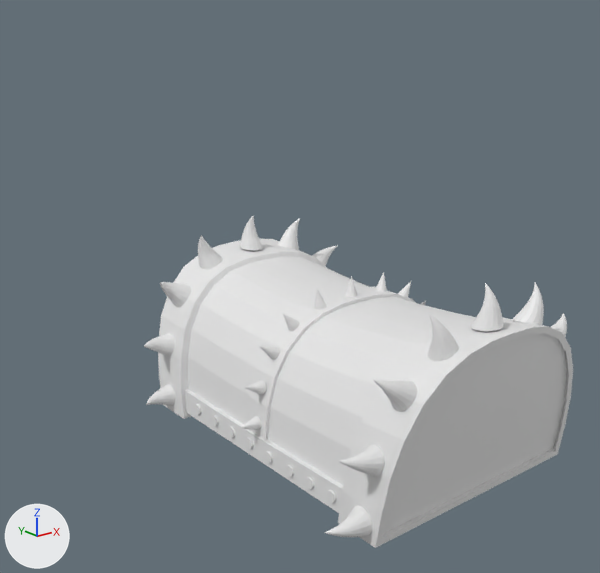
What one commit did to the Blender file obj_chest_StellaTan_01.blend.
One viewpoint serves both versions: a camera (50 mm lens) standing at (-23.1, -37.1, 17.2) and looking at (0.6, -7.5, 5.3). The axes (+X, +Y, +Z) are drawn at lower left. The lights are the same throughout. The picture after the commit comes second.
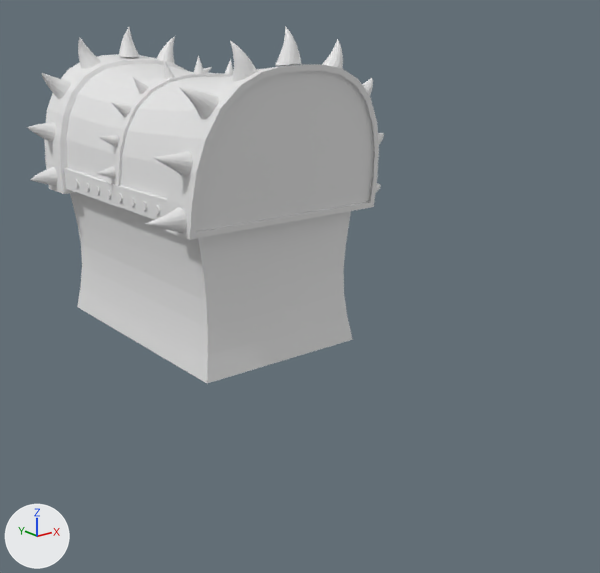
Where the change shows, as pixel boxes (x1, y1, x2, y2) in the pictures (600 x 573 px):
'Cube', moved: before (158, 238, 573, 548); after (44, 54, 379, 240)
'Cube.001', added: after (70, 192, 353, 383)
'left_horn_07', moved: before (373, 379, 417, 411); after (179, 87, 219, 120)
'left_horn_06', moved: before (427, 314, 459, 361); after (230, 41, 258, 82)
'left_horn_09', moved: before (325, 505, 372, 537); after (145, 207, 187, 233)
'left_horn_08', moved: before (338, 445, 385, 477); after (152, 151, 193, 177)
'left_horn_05', moved: before (471, 283, 503, 331); after (275, 26, 301, 66)
'left_horn_04', moved: before (512, 283, 544, 325); after (322, 39, 343, 69)
'right_horn_07', moved: before (160, 282, 191, 307); after (42, 73, 71, 99)
'right_horn_06', moved: before (198, 235, 223, 269); after (78, 38, 101, 69)
'right_horn_05', moved: before (240, 215, 263, 251); after (119, 27, 140, 57)
'right_horn_08', moved: before (144, 334, 175, 357); after (27, 122, 56, 142)
'right_horn_09', moved: before (146, 384, 176, 405); after (31, 167, 58, 186)
'right_horn_04', moved: before (279, 219, 300, 251); after (156, 36, 175, 64)
'Cone.010', moved: before (259, 346, 280, 360); after (111, 102, 131, 117)
'Cone.011', moved: before (244, 381, 266, 395); after (99, 135, 119, 147)
'Cone.012', moved: before (240, 416, 262, 430); after (96, 166, 116, 179)
'left_horn_03', moved: before (551, 313, 567, 337); after (362, 78, 373, 96)
'Cone.009', moved: before (283, 314, 300, 331); after (133, 77, 149, 94)
'Cone.008', moved: before (314, 289, 327, 309); after (164, 61, 174, 79)
'Cone', moved: before (345, 276, 358, 297); after (193, 55, 204, 74)
'right_horn_03', moved: before (312, 246, 337, 266); after (203, 67, 212, 72)
'Cone.001', moved: before (375, 272, 387, 292); after (224, 59, 233, 75)
'bolt_01.007', moved: before (326, 490, 337, 502); after (154, 205, 160, 215)
'bolt_01.006', moved: before (305, 477, 314, 489); after (141, 201, 147, 210)
'bolt_01.004', moved: before (264, 452, 273, 463); after (117, 193, 123, 202)
'bolt_01.003', moved: before (245, 438, 254, 449); after (106, 190, 111, 198)
'Cone.003', moved (not visible afterwards): before (398, 281, 411, 297)
'bolt_01.002', moved: before (227, 427, 235, 437); after (95, 186, 100, 195)
'bolt_01.001', moved: before (211, 415, 219, 426); after (85, 183, 90, 191)
'bolt_01', moved: before (194, 404, 201, 414); after (74, 179, 79, 188)
'left_horn_02', moved (not visible before): after (378, 133, 384, 144)
'left_horn_01', moved (not visible before): after (376, 183, 381, 193)

The change, as a list of edits to the scene's bpy script:
```text
Add me_cube_001:
    me_cube_001.from_pydata(...)  # 130 vertices, 128 faces; spans x -0.88..0.88, y -0.96..0.96, z -1.0..1.0
Change ob_cube:
    ob_cube.location: (0.0, -11.68, 0.0) -> (0.0, 0.03, 8.82)
Change ob_bolt_01:
    ob_bolt_01.location: (-5.2, -7.34, 0.59) -> (-5.2, 3.95, 9.32)
Change ob_bolt_01_001:
    ob_bolt_01_001.location: (-5.2, -8.76, 0.58) -> (-5.2, 2.66, 9.32)
Change ob_bolt_01_002:
    ob_bolt_01_002.location: (-5.2, -10.04, 0.55) -> (-5.2, 1.49, 9.32)
Change ob_bolt_01_003:
    ob_bolt_01_003.location: (-5.2, -11.39, 0.56) -> (-5.2, 0.27, 9.32)
Change ob_bolt_01_004:
    ob_bolt_01_004.location: (-5.2, -12.71, 0.48) -> (-5.2, -0.94, 9.32)
Change ob_bolt_01_006:
    ob_bolt_01_006.location: (-5.2, -15.34, 0.51) -> (-5.2, -3.34, 9.32)
Change ob_bolt_01_007:
    ob_bolt_01_007.location: (-5.2, -16.63, 0.55) -> (-5.2, -4.5, 9.32)
Change ob_left_horn_05:
    ob_left_horn_05.location: (0.0, -19.2, 7.59) -> (0.0, -7.49, 16.41)
Change ob_left_horn_06:
    ob_left_horn_06.location: (-2.62, -19.2, 7.09) -> (-2.62, -7.49, 15.92)
Change ob_left_horn_07:
    ob_left_horn_07.location: (-4.72, -19.05, 5.57) -> (-4.72, -7.35, 14.39)
Change ob_left_horn_08:
    ob_left_horn_08.location: (-5.79, -18.71, 3.04) -> (-5.79, -7.0, 11.87)
Change ob_left_horn_09:
    ob_left_horn_09.location: (-6.11, -18.46, 0.46) -> (-6.11, -6.75, 9.28)
Change ob_left_horn_04:
    ob_left_horn_04.location: (2.7, -19.2, 7.1) -> (2.7, -7.49, 15.92)
Change ob_left_horn_03:
    ob_left_horn_03.location: (4.79, -19.0, 5.53) -> (4.79, -7.29, 14.35)
Change ob_left_horn_02:
    ob_left_horn_02.location: (5.8, -18.75, 3.04) -> (5.8, -7.04, 11.86)
Change ob_left_horn_01:
    ob_left_horn_01.location: (6.01, -18.39, 0.5) -> (6.01, -6.68, 9.33)
Change ob_right_horn_05:
    ob_right_horn_05.location: (0.02, -4.22, 7.59) -> (0.02, 7.49, 16.41)
Change ob_right_horn_04:
    ob_right_horn_04.location: (2.64, -4.24, 7.09) -> (2.64, 7.47, 15.92)
Change ob_right_horn_03:
    ob_right_horn_03.location: (4.73, -4.41, 5.57) -> (4.73, 7.3, 14.39)
Change ob_right_horn_06:
    ob_right_horn_06.location: (-2.68, -4.2, 7.1) -> (-2.68, 7.51, 15.92)
Change ob_right_horn_07:
    ob_right_horn_07.location: (-4.78, -4.38, 5.53) -> (-4.78, 7.33, 14.35)
Change ob_right_horn_08:
    ob_right_horn_08.location: (-5.79, -4.62, 3.04) -> (-5.79, 7.09, 11.86)
Change ob_right_horn_09:
    ob_right_horn_09.location: (-6.0, -4.98, 0.5) -> (-6.0, 6.73, 9.33)
Change ob_cone:
    ob_cone.location: (0.0, -11.74, 6.5) -> (0.0, -0.03, 15.32)
Change ob_cone_001:
    ob_cone_001.location: (1.95, -11.64, 6.29) -> (1.95, 0.07, 15.11)
Change ob_cone_003:
    ob_cone_003.location: (3.52, -11.64, 5.63) -> (3.52, 0.06, 14.46)
Change ob_cone_008:
    ob_cone_008.location: (-1.83, -11.74, 6.33) -> (-1.83, -0.03, 15.15)
Change ob_cone_009:
    ob_cone_009.location: (-3.42, -11.74, 5.69) -> (-3.42, -0.03, 14.52)
Change ob_cone_010:
    ob_cone_010.location: (-4.55, -11.74, 4.69) -> (-4.55, -0.03, 13.51)
Change ob_cone_011:
    ob_cone_011.location: (-5.28, -11.74, 3.22) -> (-5.28, -0.03, 12.04)
Change ob_cone_012:
    ob_cone_012.location: (-5.54, -11.74, 1.6) -> (-5.54, -0.03, 10.43)
Add ob_cube_001:
    ob_cube_001 = bpy.data.objects.new('Cube.001', me_cube_001)
    ob_cube_001.location = (0.0, 0.0, 5.32)
    ob_cube_001.scale = (5.26, 7.26, 3.79)
```
